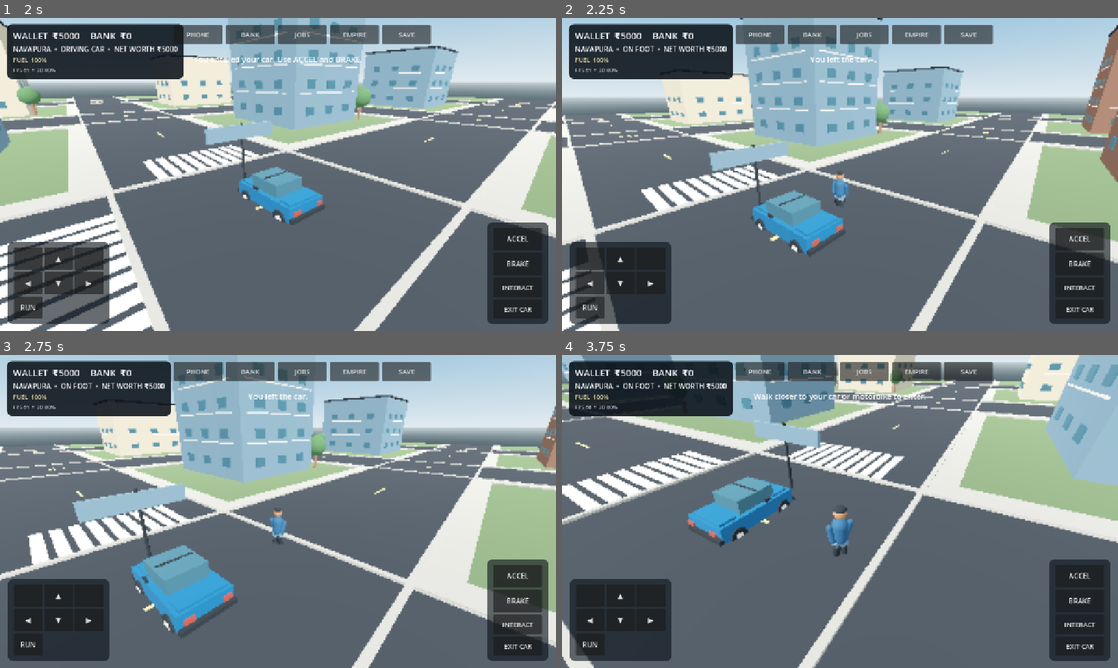
Above: before the commit, frames 1-4 (two rows, left to right).
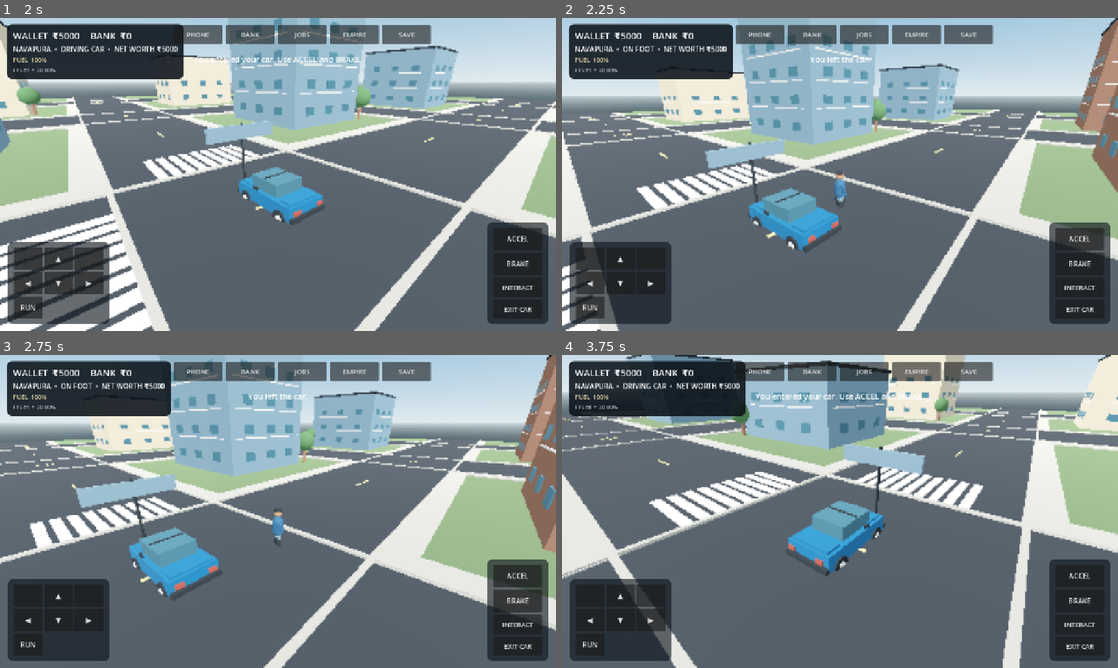
Above: after the commit, the same moments.

Repository: g82202773-coder/-blue-orbit-731
Game: Godot game, scene res://scenes/main.tscn
Same seed, same stepped clock (60 frames per second), same inputs: the game is played once before the commit and once after it.
Inputs (mouse positions are in pixels of both pictures, inside the frame that each line leads up to):
- Up to frame 1 (2 s): move the mouse to (400, 158) at 0.52 s; hold D (move_right) 0.53-1.25 s; tap E (interact) at 0.6 s; click (400, 158) at 0.67 s; drag from (166, 190) to (250, 237) at 1.27 s
- Up to frame 2 (2.25 s): move the mouse to (895, 105) at 2.02 s; hold D (move_right) from 2.03 s (still down); tap E (interact) at 2.1 s
- Up to frame 3 (2.75 s): keep holding D (move_right)
- Up to frame 4 (3.75 s): release D (move_right) at 2.75 s; drag from (812, 574) to (673, 464) at 2.77 s; move the mouse to (1006, 558) at 3.52 s; hold A (move_left) from 3.53 s (still down); tap E (interact) at 3.6 s

Frame 1 is identical in both runs. In frame 2, 15% of the frame differs, in the area x 0-100%, y 0-100%; in frame 3, 31%; in frame 4, 41%.

Commit message:
Make player movement camera-relative for standard third-person controls

Diff:
--- a/scripts/main.gd
+++ b/scripts/main.gd
@@ -895,7 +895,8 @@
         float(Input.is_action_pressed("move_back")) - float(Input.is_action_pressed("move_forward"))
     )
     var input_axis := (keyboard + move_touch).limit_length(1.0)
-    var direction := Vector3(input_axis.x, 0.0, input_axis.y)
+    # Walk relative to the orbiting follow camera, matching standard third-person controls.
+    var direction := Vector3(input_axis.x, 0.0, input_axis.y).rotated(Vector3.UP, camera_yaw)
     var speed := RUN_SPEED if (run_touch or Input.is_action_pressed("run")) else WALK_SPEED
     if direction.length_squared() > 0.001:
         direction = direction.normalized()
